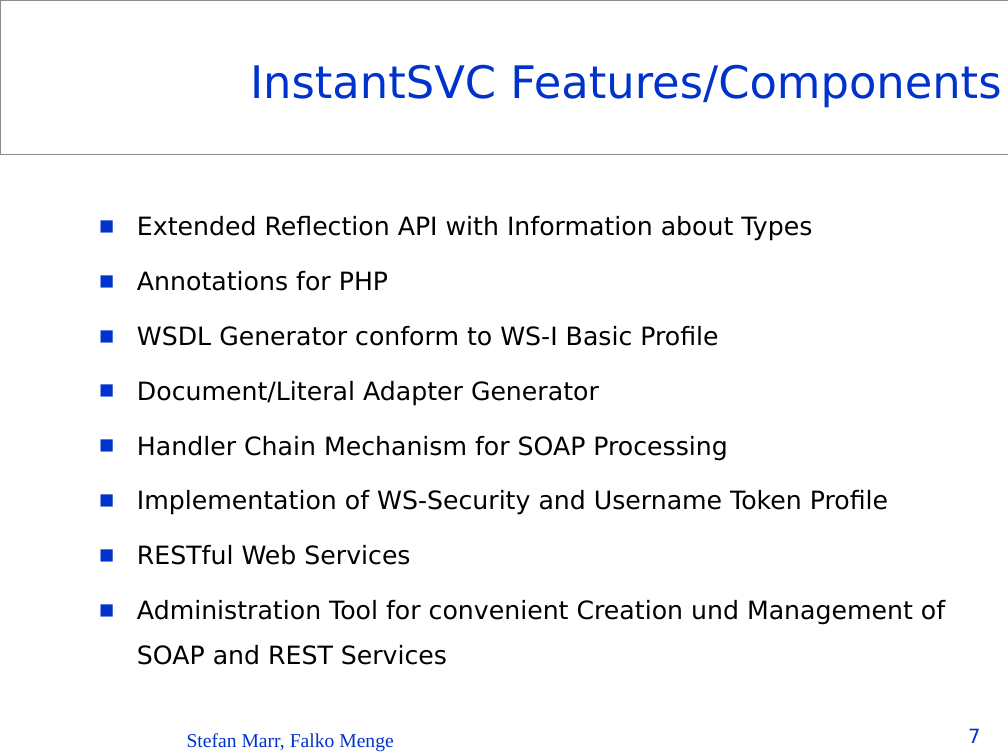
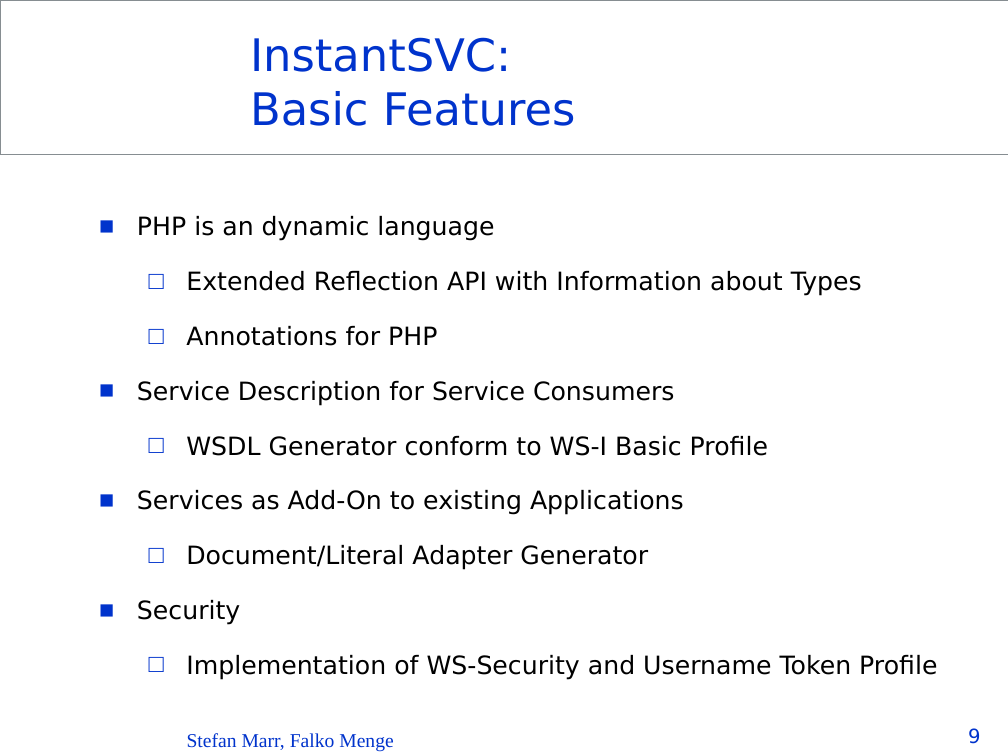
Before and after one commit to Seb35/InstantSVC, a slide deck: slide 9 of doc/presentations/InstantSVC - FrOSCon 2007.ppt (slide 7 before the commit). Drawn at 1008x756 pixels with LibreOffice and Linux fonts; fonts in the diff are those of the drawing; background and template pictures are left out. Boxes give left, top, right and bottom in pixels: in the first picture for what was removed or moved away, otherwise in the second. Text is boxed around its words. In the diff, an @@ line names an element or a change of style, - is before the commit and + after.

```diff
--- a/doc/presentations/InstantSVC - FrOSCon 2007.ppt
+++ b/doc/presentations/InstantSVC - FrOSCon 2007.ppt
@@ title at (250,37,576,126): text changed @@
-InstantSVC Features/Components
+InstantSVC:
+Basic Features
@@ text at (137,216,494,241): paragraph added @@
+  ■ PHP is an dynamic language
@@ text at (186,271,937,680): bullet ■ to □; list level 2 to 3 in "Extended Reflection API with Information ..."; list level 2 to 3 in "Annotations for PHP"; list level 2 to 3 in "WSDL Generator conform to WS-I ..."; list level 2 to 3 in "Document/Literal Adapter Generator"; list level 2 to 3 in "Implementation of WS-Security and Username ..." @@
@@ text at (137,381,675,406): paragraph added @@
+  ■ Service Description for Service Consumers
@@ text at (137,490,684,515): paragraph added @@
+  ■ Services as Add-On to existing Applications
@@ text at (137,545,945,665): paragraphs removed @@
-  ■ RESTful Web Services
-  ■ Administration Tool for convenient Creation und Management of SOAP and REST Services
@@ text at (137,600,240,625): text changed @@
-  ■ Handler Chain Mechanism for SOAP Processing
+  ■ Security
@@ page number at (968,728,980,744): text changed @@
-7
+9
```
Also in this commit, not shown: 4 other slides changed, 5 slides added, 1 other file.
